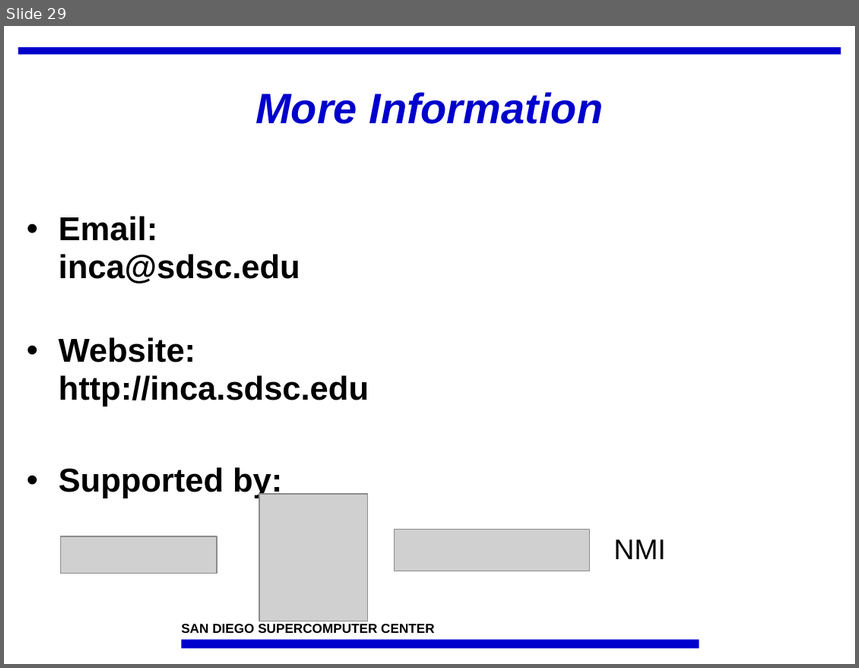
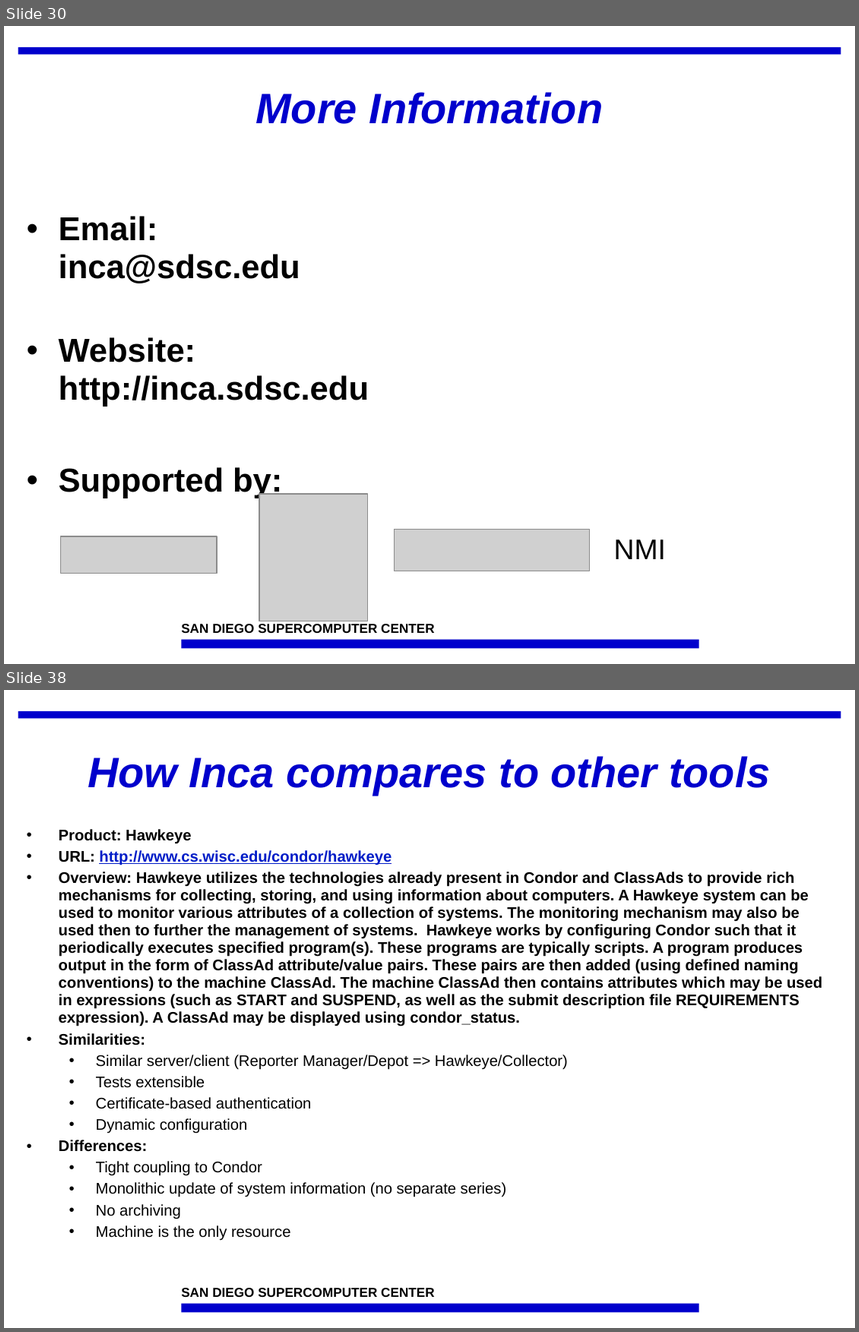
Before and after one commit to IncaProject/inca-xsede, a slide deck: talks/inca_sc05.ppt. Shown one above the other, each under a label of ours: slide 29 before the commit, slides 30 and 38 after it; the slides between them are not shown. The pictures are 859x668 and 859x1332 pixels, drawn with LibreOffice and Linux fonts; fonts in the diff are those of the drawing; grey boxes stand for pictures; background and template pictures are left out. Boxes give left, top, right and bottom in pixels: in the first picture for what was removed or moved away, otherwise in the second. Text is boxed around its words. In the diff, an @@ line names an element or a change of style, - is before the commit and + after.

```diff
--- a/talks/inca_sc05.ppt
+++ b/talks/inca_sc05.ppt
@@ slide 38 added at bbox=[4, 690, 855, 1328], background #FFFFFF; not listed: 3 template elements that a slide beside it also shows @@
@@ title added at bbox=[88, 756, 771, 795], 36 pt, text #0000CC, bold, italic @@
+How Inca compares to other tools
@@ text added at bbox=[59, 829, 823, 1240], 13 pt, text #000000, bold @@
+• Product: Hawkeye
+• URL: http://www.cs.wisc.edu/condor/hawkeye
+• Overview: Hawkeye utilizes the technologies already present in Condor and ClassAds to provide rich mechanisms for collecting, storing, and using information about computers. A Hawkeye system can be used to monitor various attributes of a collection of systems. The monitoring mechanism may also be used then to further the management of systems. Hawkeye works by configuring Condor such that it periodically executes specified program(s). These programs are typically scripts. A program produces output in the form of ClassAd attribute/value pairs. These pairs are then added (using defined naming conventions) to the machine ClassAd. The machine ClassAd then contains attributes which may be used in expressions (such as START and SUSPEND, as well as the submit description file REQUIREMENTS expression). A ClassAd may be displayed using condor_status.
+• Similarities:
+  • Similar server/client (Reporter Manager/Depot => Hawkeye/Collector)
+  • Tests extensible
+  • Certificate-based authentication
+  • Dynamic configuration
+• Differences:
+  • Tight coupling to Condor
+  • Monolithic update of system information (no separate series)
+  • No archiving
+  • Machine is the only resource
@@ what was slide 29 is now slide 30 @@
```
Also in this commit, not shown: 3 slides changed, 3 other slides added, 1 other file.
